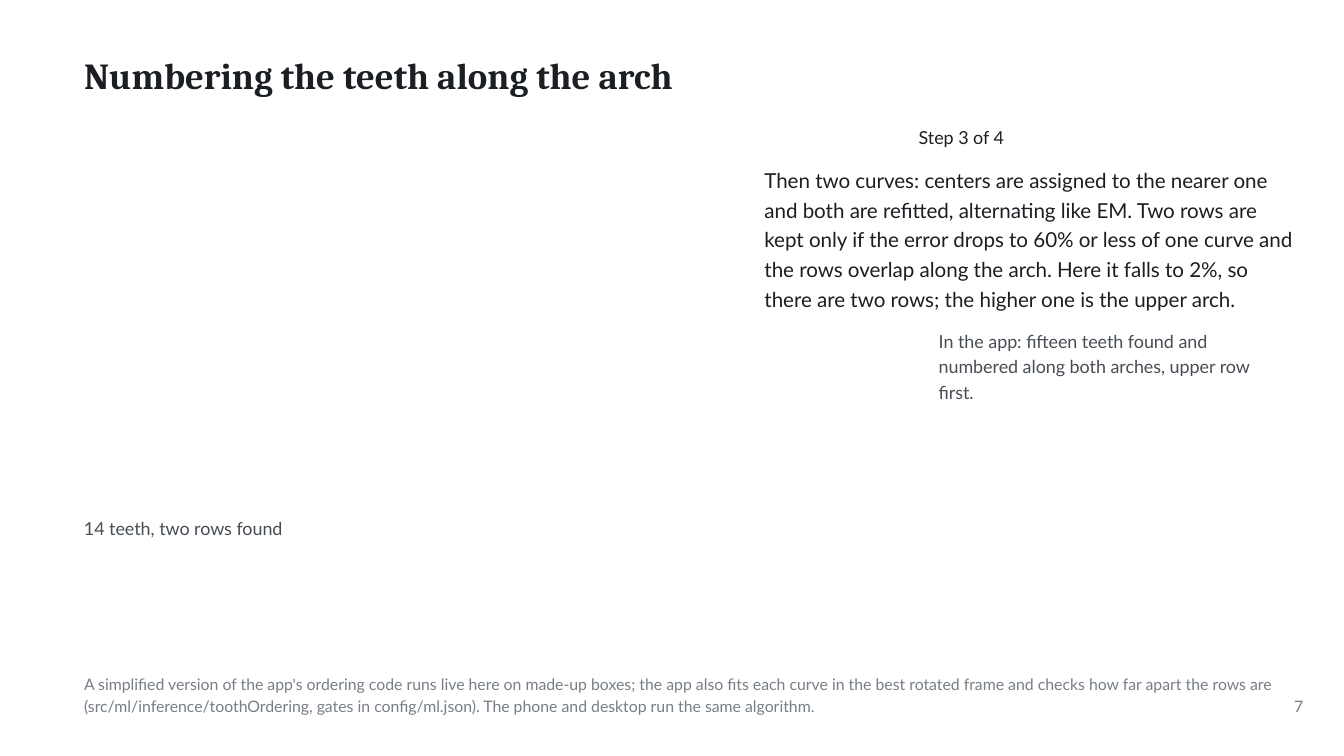
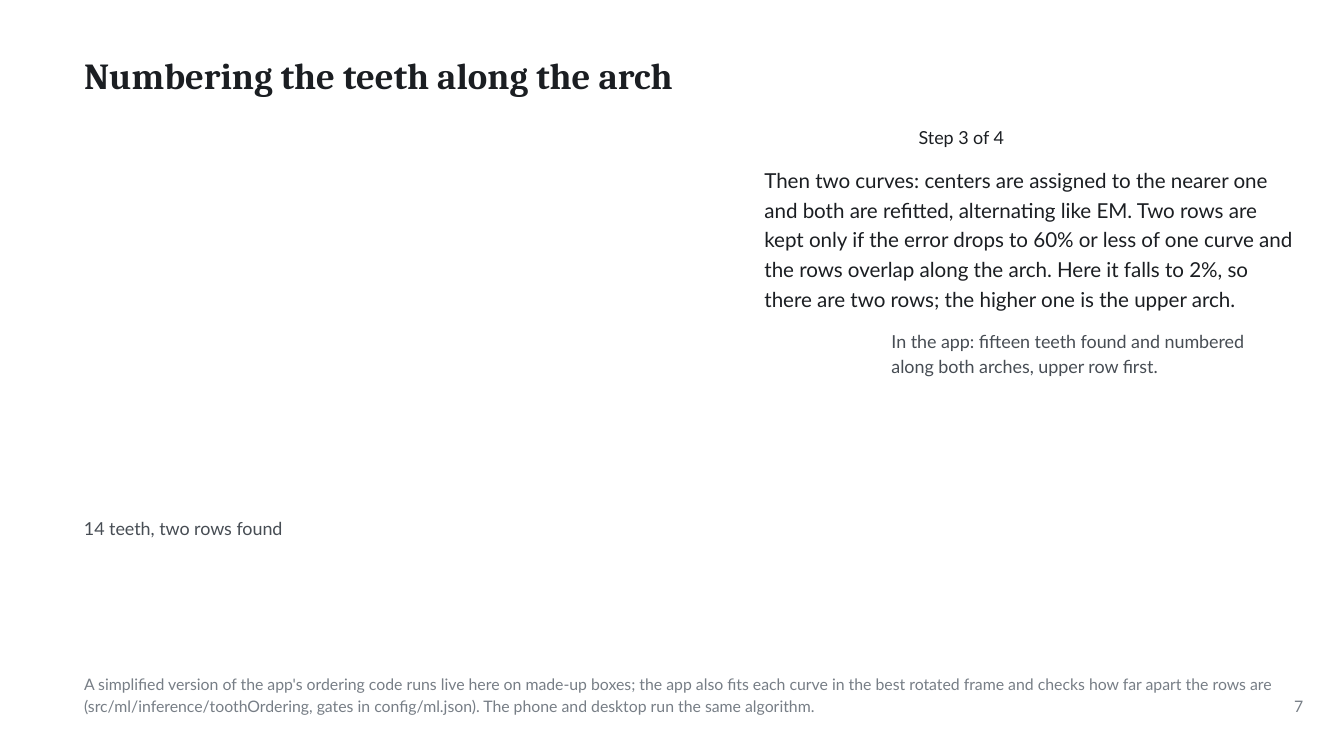
Before and after one commit to ertugrul-senturk/interactive-slides, a slide deck: slide 15 of public/decks/2026-11-smart-teeth.pptx. Drawn at 1344x756 pixels with LibreOffice and Linux fonts; fonts in the diff are those of the drawing; background and template pictures are left out. Boxes give left, top, right and bottom in pixels: in the first picture for what was removed or moved away, otherwise in the second. Text is boxed around its words. In the diff, an @@ line names an element or a change of style, - is before the commit and + after.

```diff
--- a/public/decks/2026-11-smart-teeth.pptx
+++ b/public/decks/2026-11-smart-teeth.pptx
@@ text "In the app: fifteen teeth ..." rewrapped from box(939, 335, 1250, 399) to box(891, 335, 1245, 377) @@
```
Also in this commit, not shown: 3 other slides changed, 3 other files.
